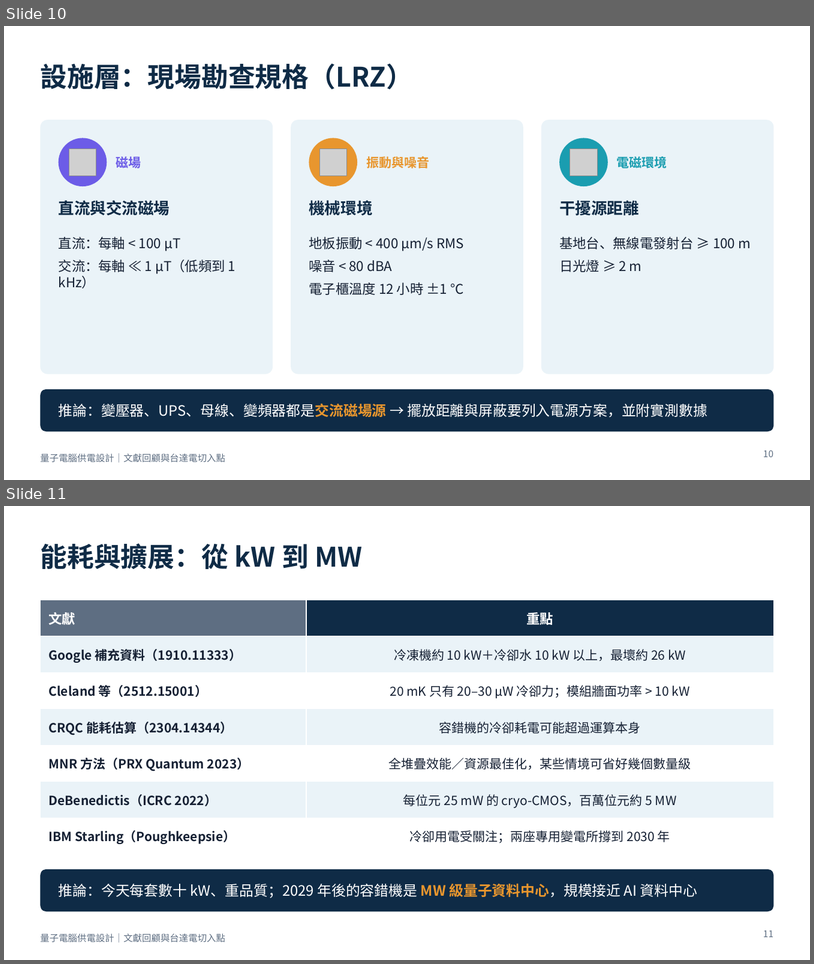
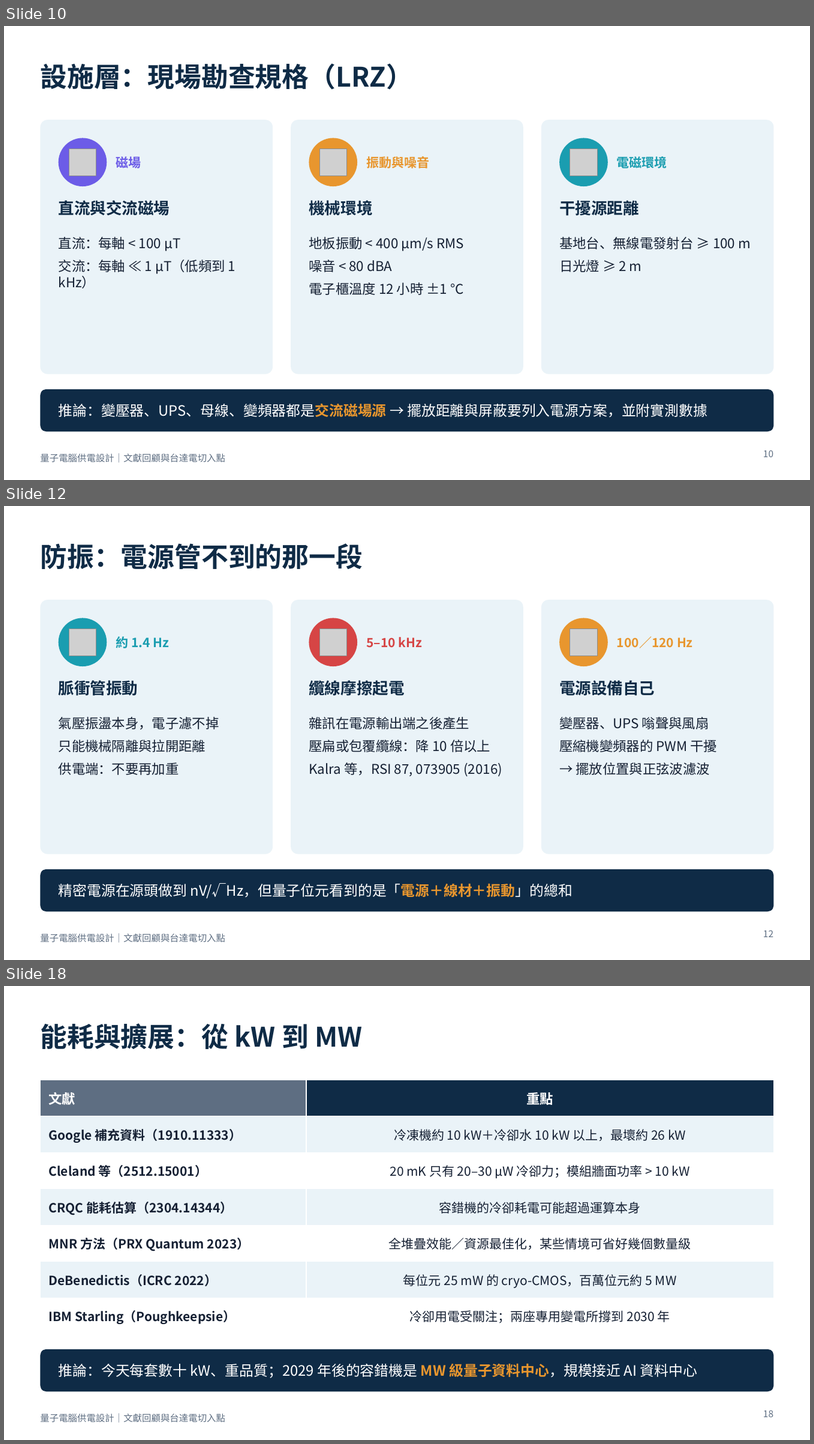
Before and after one commit to pcpcchen-coder/QuantumComputing, a slide deck: slides/output/qc-power-supply-delta.pptx. Shown one above the other, each under a label of ours: slides 10 and 11 before the commit, slides 10, 12 and 18 after it; the slides between them are not shown. The pictures are 814x964 and 814x1444 pixels, drawn with LibreOffice and Linux fonts; fonts in the diff are those of the drawing; grey boxes stand for pictures. Boxes give left, top, right and bottom in pixels: in the first picture for what was removed or moved away, otherwise in the second. Text is boxed around its words. In the diff, an @@ line names an element or a change of style, - is before the commit and + after.

```diff
--- a/slides/output/qc-power-supply-delta.pptx
+++ b/slides/output/qc-power-supply-delta.pptx
@@ slide 12 added at bbox=[4, 506, 810, 960], background #FFFFFF; not listed: 1 template element that a slide beside it also shows @@
@@ title added at bbox=[40, 543, 363, 569], 32 pt, text #0F2B46, bold @@
+防振：電源管不到的那一段
@@ rounded rectangle added at bbox=[40, 600, 273, 854], fill #EAF3F8 @@
@@ rounded rectangle added at bbox=[291, 600, 523, 854], fill #EAF3F8 @@
@@ rounded rectangle added at bbox=[542, 600, 774, 854], fill #EAF3F8 @@
@@ ellipse added at bbox=[59, 618, 107, 666], fill #1A9DB0 @@
@@ picture added at bbox=[69, 629, 96, 656] @@
@@ ellipse added at bbox=[309, 618, 357, 666], fill #D64545 @@
@@ picture added at bbox=[320, 629, 347, 656] @@
@@ ellipse added at bbox=[560, 618, 608, 666], fill #E8962E @@
@@ picture added at bbox=[570, 629, 597, 656] @@
@@ text added at bbox=[116, 636, 170, 648], 15 pt, text #1A9DB0, bold @@
+約 1.4 Hz
@@ text added at bbox=[366, 637, 422, 648], 15 pt, text #D64545, bold @@
+5–10 kHz
@@ text added at bbox=[617, 636, 693, 648], 15 pt, text #E8962E, bold @@
+100／120 Hz
@@ text added at bbox=[59, 680, 138, 696], 19 pt, text #0F2B46, bold @@
+脈衝管振動
@@ text added at bbox=[309, 680, 404, 696], 19 pt, text #0F2B46, bold @@
+纜線摩擦起電
@@ text added at bbox=[560, 680, 655, 696], 19 pt, text #0F2B46, bold @@
+電源設備自己
@@ text added at bbox=[59, 717, 219, 775], 16 pt, text #152033 @@
+氣壓振盪本身，電子濾不掉
+只能機械隔離與拉開距離
+供電端：不要再加重
@@ text added at bbox=[309, 717, 503, 777], 16 pt, text #152033 @@
+雜訊在電源輸出端之後產生
+壓扁或包覆纜線：降 10 倍以上
+Kalra 等，RSI 87, 073905 (2016)
@@ text added at bbox=[560, 717, 718, 775], 16 pt, text #152033 @@
+變壓器、UPS 嗡聲與風扇
+壓縮機變頻器的 PWM 干擾
+→ 擺放位置與正弦波濾波
@@ rounded rectangle added at bbox=[40, 869, 774, 912], fill #0F2B46 @@
@@ text added at bbox=[59, 883, 573, 898], 17 pt, text #FFFFFF @@
+精密電源在源頭做到 nV/√Hz，但量子位元看到的是「電源＋線材＋振動」的總和
@@ page number added at bbox=[764, 930, 774, 937], 11 pt, text #5E6E82 @@
+12
@@ what was slide 11 is now slide 18 @@
@@ page number at bbox=[764, 1410, 774, 1417]: text changed @@
-11
+18
```
Also in this commit, not shown: 3 slides changed, 6 other slides added, 5 other files.
